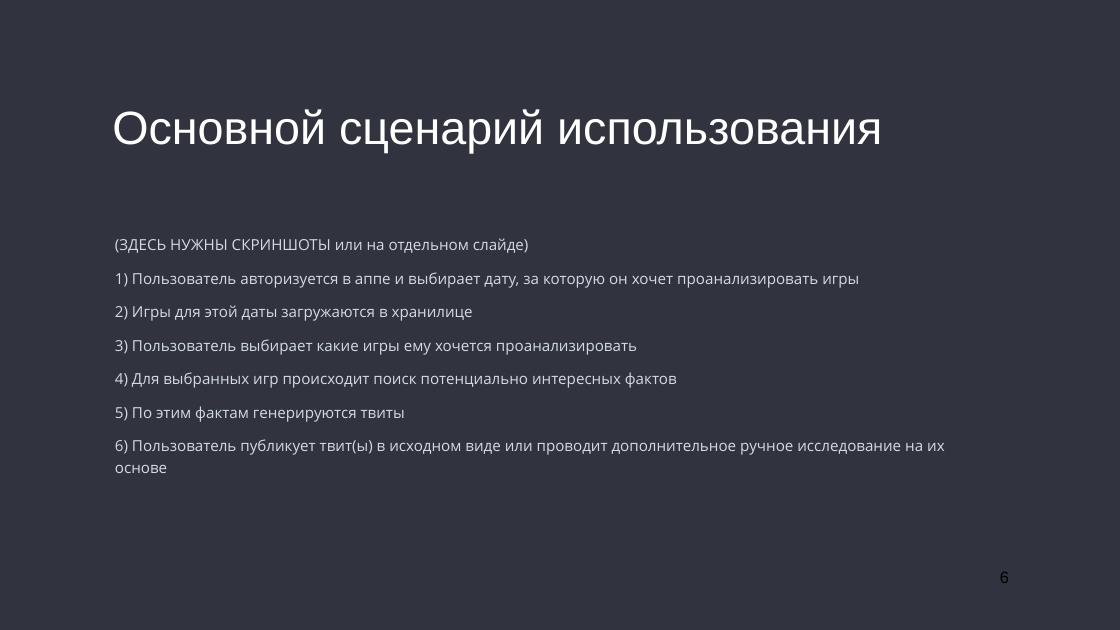
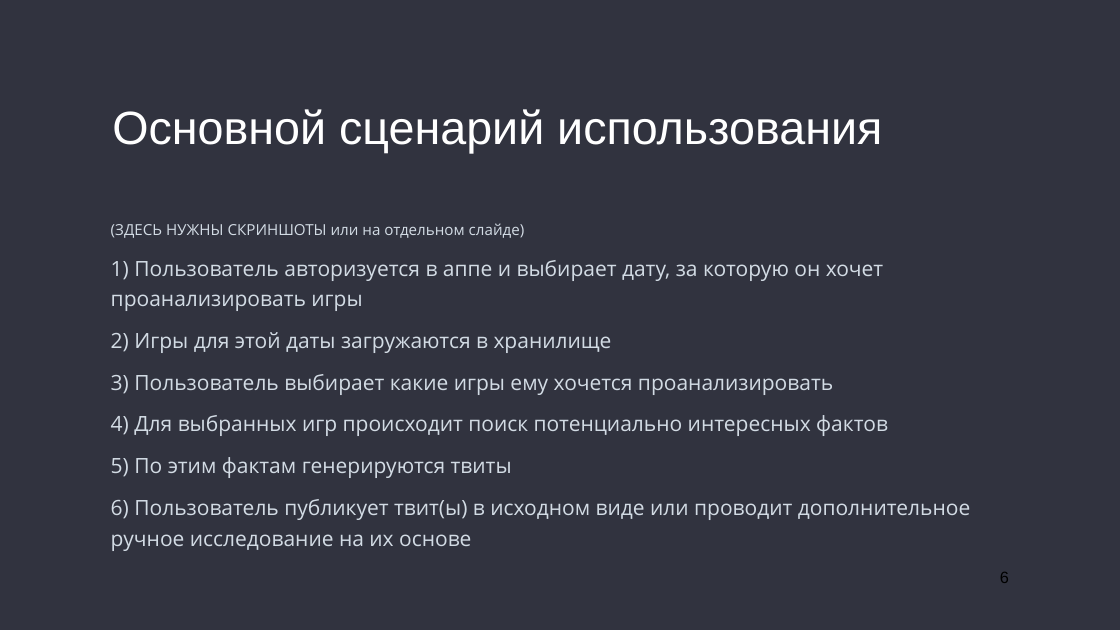
Before and after one commit to no-one2k/basnya, a slide deck: slide 6 of designdoc/basnya_v1.pptx. Drawn at 1120x630 pixels with LibreOffice and Linux fonts; fonts in the diff are those of the drawing. Boxes give left, top, right and bottom in pixels: in the first picture for what was removed or moved away, otherwise in the second. Text is boxed around its words. In the diff, an @@ line names an element or a change of style, - is before the commit and + after.

```diff
--- a/designdoc/basnya_v1.pptx
+++ b/designdoc/basnya_v1.pptx
@@ text "(ЗДЕСЬ НУЖНЫ СКРИНШОТЫ или на ...": place and size @@
-text "(ЗДЕСЬ НУЖНЫ СКРИНШОТЫ или на ..." at box(115, 238, 945, 473)
+text "(ЗДЕСЬ НУЖНЫ СКРИНШОТЫ или на ..." at box(111, 223, 970, 551)
@@ text at box(111, 260, 970, 551): size 26 to 36 pt in "1) Пользователь авторизуется в аппе и выбирает ...", "3) Пользователь выбирает какие игры ему хочется ...", "4) Для выбранных игр происходит поиск потенциально ...", "5) По этим фактам генерируются твиты" and 1 more places @@
@@ text at box(111, 332, 612, 353): text changed; size 26 to 36 pt @@
-2) Игры для этой даты загружаются в хранилице
+2) Игры для этой даты загружаются в хранилище
```
Also in this commit, not shown: 7 other slides changed, 1 slide added, 2 slides removed.
